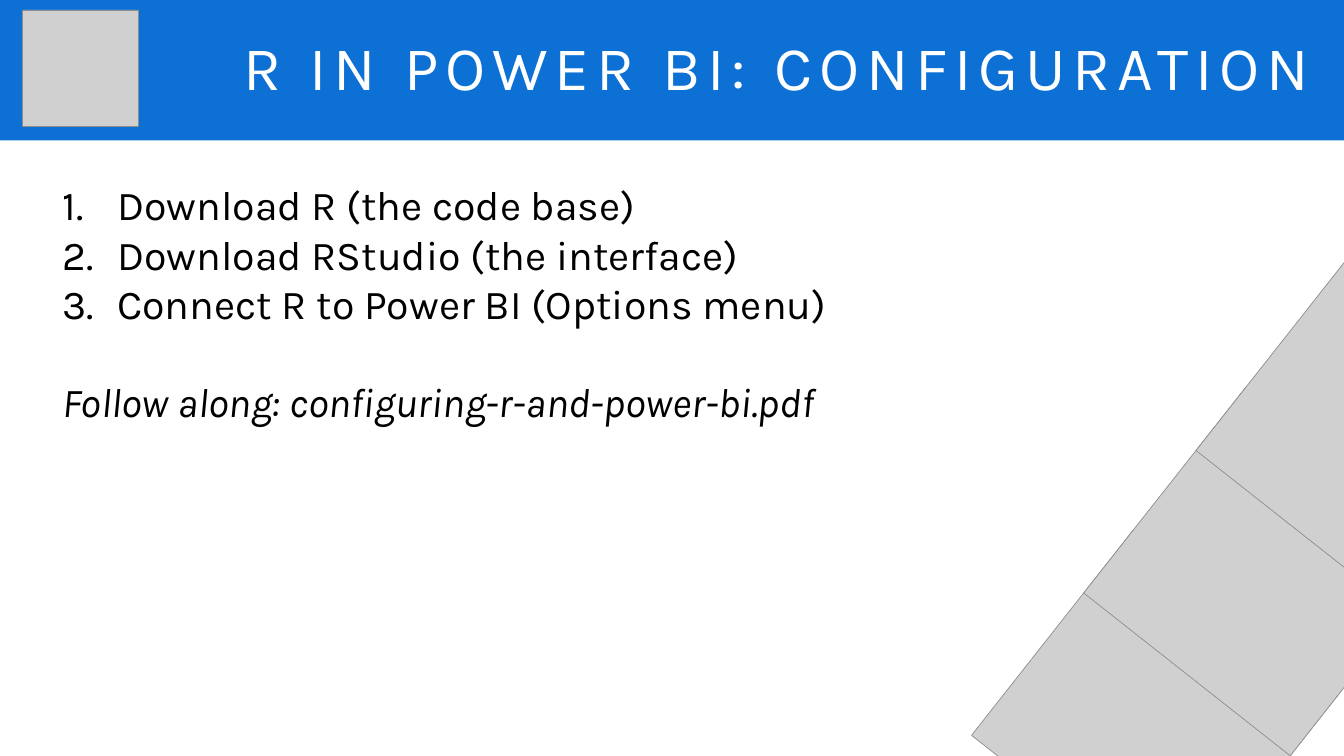
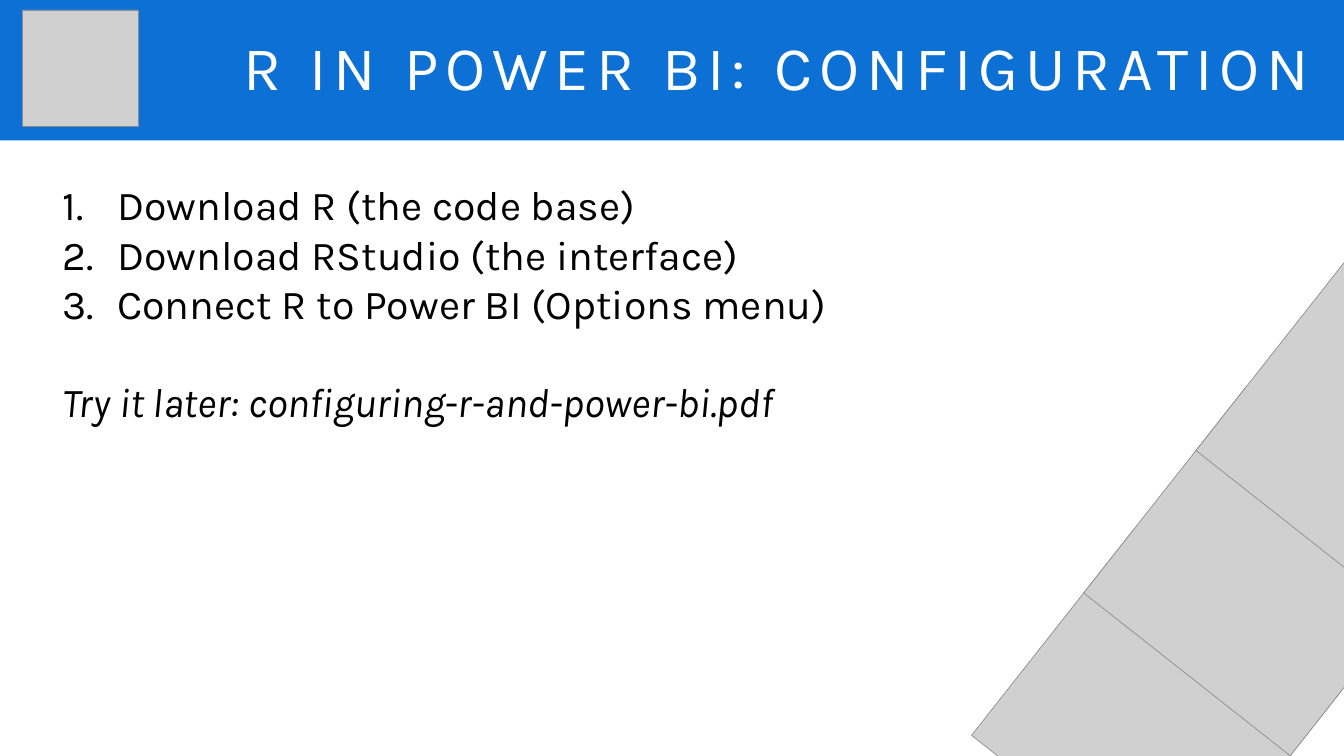
Before and after one commit to stringfestdata/edna-r-pbi-exploration, a slide deck: slide 10 of mount-george-r-pbi-exploration.pptx (slide 11 before the commit). Drawn at 1344x756 pixels with LibreOffice and Linux fonts; fonts in the diff are those of the drawing; grey boxes stand for pictures. Boxes give left, top, right and bottom in pixels: in the first picture for what was removed or moved away, otherwise in the second. Text is boxed around its words. In the diff, an @@ line names an element or a change of style, - is before the commit and + after.

```diff
--- a/mount-george-r-pbi-exploration.pptx
+++ b/mount-george-r-pbi-exploration.pptx
@@ text at [63,388,773,427]: text changed @@
-Follow along: configuring-r-and-power-bi.pdf
+Try it later: configuring-r-and-power-bi.pdf
```
Also in this commit, not shown: 3 other slides changed, 4 slides added, 6 slides removed, 5 other files.
